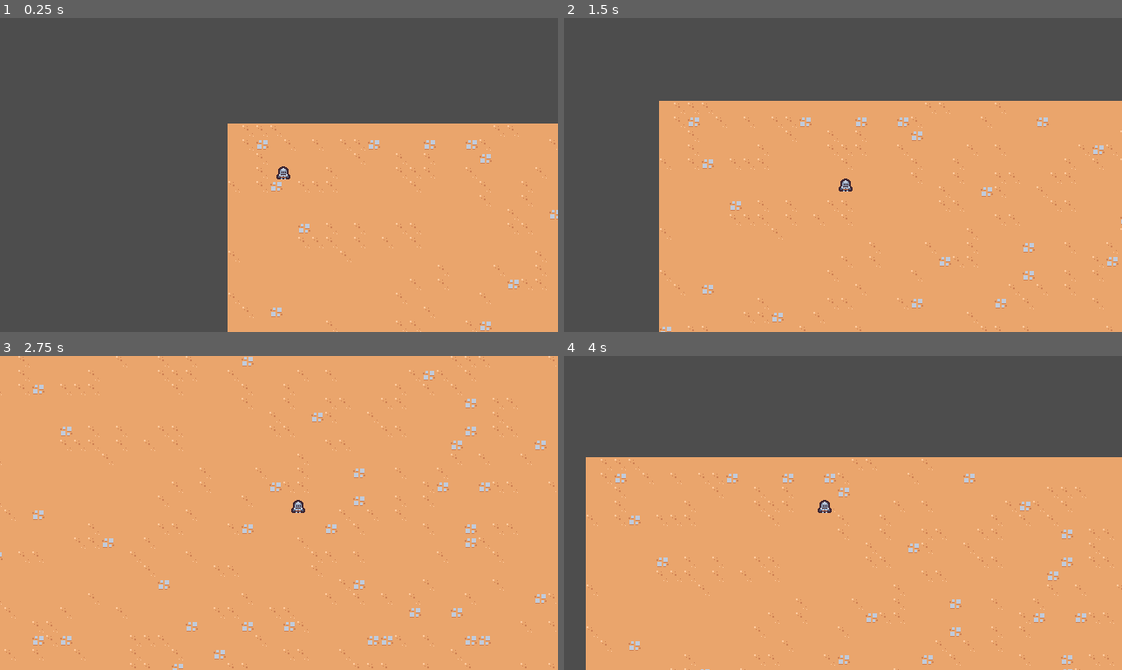
Above: before the commit, frames 1-4 (two rows, left to right).
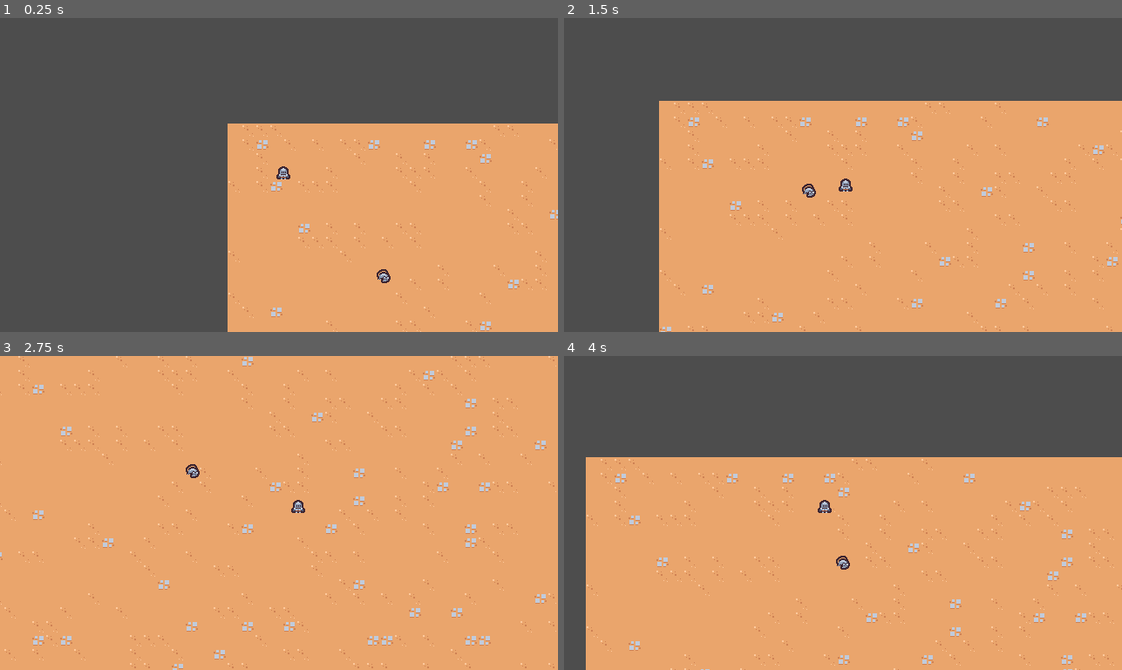
Above: after the commit, the same moments.

Repository: DevJac/godot_survivor_game_course
Game: Godot game, scene res://scenes/main/main.tscn
Two runs of this game, one before a commit and one after it. Both use one fixed random seed, a clock stepped at 60 frames per second and the inputs below.
Inputs:
- Up to frame 1 (0.25 s): no input
- Up to frame 2 (1.5 s): hold D (move_right) 0.53-1.28 s; hold S (move_down) from 1.28 s (still down)
- Up to frame 3 (2.75 s): release S (move_down) at 2.03 s; hold D (move_right) from 2.03 s (still down)
- Up to frame 4 (4 s): release D (move_right) at 2.78 s; hold W (move_up) 2.78-3.53 s; hold A (move_left) from 3.53 s (still down)

The runs differ from the first frame. In frame 1, less than 0.1% of the frame differs, in the area x 67-70%, y 80-85%; in frame 2, less than 0.1%; in frame 3, less than 0.1%; in frame 4, less than 0.1%.

Commit message:
Rat enemy, approaches and begs

Diff:
--- /dev/null
+++ b/project/scenes/basic_enemy/basic_enemy.gd
@@ -0,0 +1,20 @@
+extends CharacterBody2D
+
+
+const MAX_SPEED = 75 * 60
+
+
+func _process(delta: float) -> void:
+	var to_player := vector_to_player()
+	if to_player.length_squared() > 1000:
+		velocity = to_player.normalized() * MAX_SPEED * delta
+	else:
+		velocity = Vector2.ZERO
+	move_and_slide()
+
+
+func vector_to_player() -> Vector2:
+	var player_nodes := get_tree().get_nodes_in_group('player')
+	assert(player_nodes.size() == 1)
+	var player: Node2D = player_nodes[0]
+	return player.global_position - global_position
--- /dev/null
+++ b/project/scenes/basic_enemy/basic_enemy.tscn
@@ -0,0 +1,20 @@
+[gd_scene load_steps=4 format=3 uid="uid://bh2mt4wpik2n5"]
+
+[ext_resource type="Texture2D" uid="uid://c1kxjnpp5wget" path="res://scenes/basic_enemy/basic_enemy.png" id="1_mmyo8"]
+[ext_resource type="Script" path="res://scenes/basic_enemy/basic_enemy.gd" id="1_nfv6j"]
+
+[sub_resource type="CircleShape2D" id="CircleShape2D_aamtq"]
+radius = 5.0
+
+[node name="BasicEnemy" type="CharacterBody2D"]
+collision_layer = 0
+collision_mask = 0
+script = ExtResource("1_nfv6j")
+
+[node name="Sprite2D" type="Sprite2D" parent="."]
+position = Vector2(0, -4)
+texture = ExtResource("1_mmyo8")
+
+[node name="CollisionShape2D" type="CollisionShape2D" parent="."]
+position = Vector2(0, -2)
+shape = SubResource("CircleShape2D_aamtq")
--- a/project/scenes/main/main.tscn
+++ b/project/scenes/main/main.tscn
@@ -1,8 +1,9 @@
-[gd_scene load_steps=6 format=3 uid="uid://7op3iid5pv1e"]
+[gd_scene load_steps=7 format=3 uid="uid://7op3iid5pv1e"]
 
 [ext_resource type="PackedScene" uid="uid://dhluhm7l8owb7" path="res://scenes/game_camera/game_camera.tscn" id="1_ga2pn"]
 [ext_resource type="Texture2D" uid="uid://cs4aedwp1pe23" path="res://assets/environment/tilemap_packed.png" id="1_h5nmu"]
 [ext_resource type="PackedScene" uid="uid://da5bsjldwtm1j" path="res://scenes/player/player.tscn" id="1_mtote"]
+[ext_resource type="PackedScene" uid="uid://bh2mt4wpik2n5" path="res://scenes/basic_enemy/basic_enemy.tscn" id="4_s5mo4"]
 
 [sub_resource type="TileSetAtlasSource" id="TileSetAtlasSource_tp3oc"]
 texture = ExtResource("1_h5nmu")
@@ -57,5 +58,8 @@
 format = 2
 layer_0/tile_data = PackedInt32Array(1441831, 0, 4, 1376295, 0, 4, 1441830, 0, 4, 1376294, 65536, 4, 1310759, 0, 4, 124 …(48687 unchanged characters)…
 
+[node name="BasicEnemy" parent="." instance=ExtResource("4_s5mo4")]
+position = Vector2(192, 192)
+
 [node name="Player" parent="." groups=["player"] instance=ExtResource("1_mtote")]
 position = Vector2(64, 64)
--- a/project/scenes/player/player.tscn
+++ b/project/scenes/player/player.tscn
@@ -7,6 +7,8 @@
 radius = 5.0
 
 [node name="Player" type="CharacterBody2D"]
+collision_layer = 0
+collision_mask = 0
 script = ExtResource("1_n1tni")
 
 [node name="Sprite2D" type="Sprite2D" parent="."]
Binary file added: project/scenes/basic_enemy/basic_enemy.png
Not shown, added: project/scenes/basic_enemy/basic_enemy.png.import
Binary file added: project/scenes/game_camera/tile_0124.png
Not shown, added: project/scenes/game_camera/tile_0124.png.import
